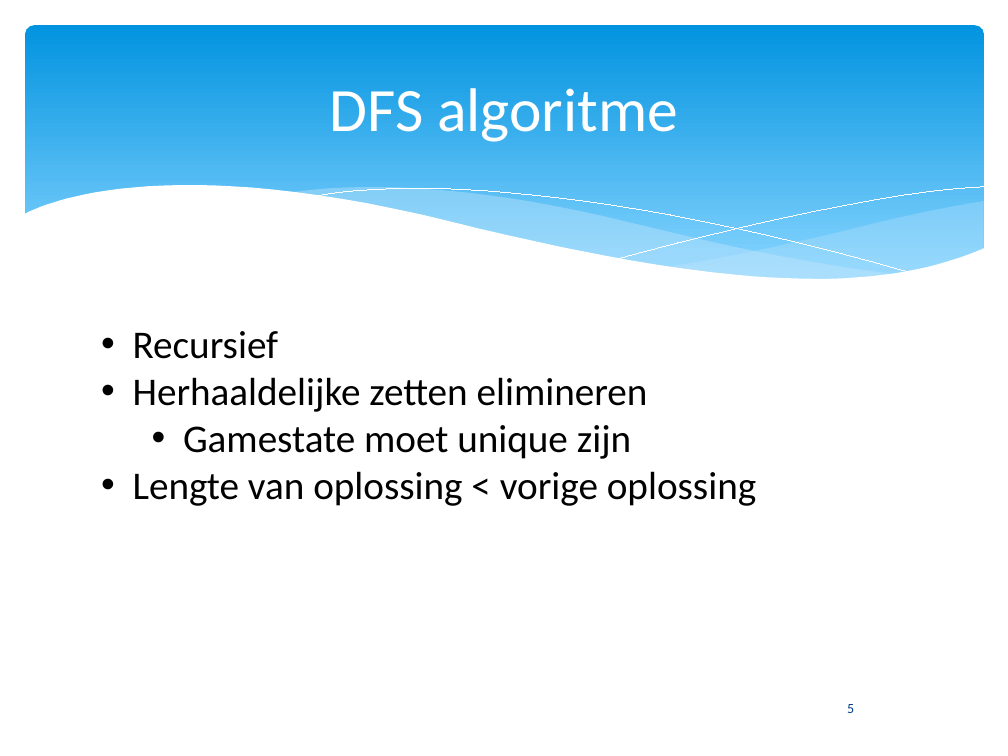
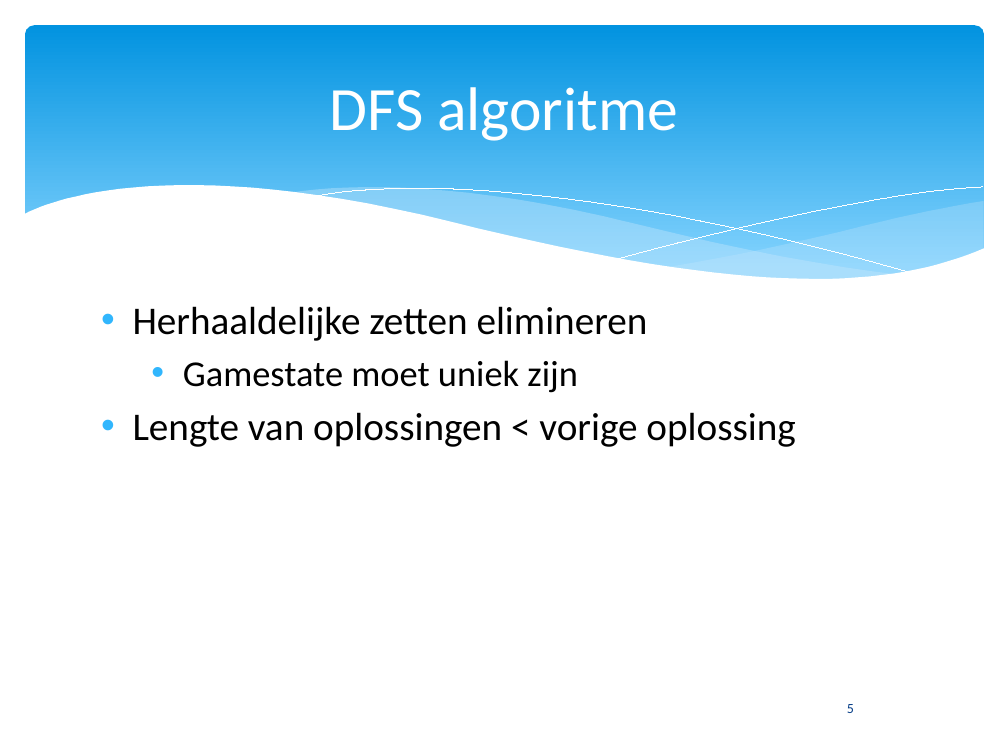
Before and after one commit to Natasjaminor/Spitsuur, a slide deck: slide 5 of presentatie 17-12.pptx. Drawn at 1008x756 pixels with LibreOffice and Linux fonts; fonts in the diff are those of the drawing. Boxes give left, top, right and bottom in pixels: in the first picture for what was removed or moved away, otherwise in the second. Text is boxed around its words. In the diff, an @@ line names an element or a change of style, - is before the commit and + after.

```diff
--- a/presentatie 17-12.pptx
+++ b/presentatie 17-12.pptx
@@ freeform shape at box(23, 185, 985, 332): outline redrawn @@
@@ text "Herhaaldelijke zetten elimineren": place and size @@
-text "Herhaaldelijke zetten elimineren" at box(133, 331, 756, 506)
+text "Herhaaldelijke zetten elimineren" at box(133, 306, 795, 447)
@@ text at box(133, 306, 648, 341): more space between paragraphs @@
@@ text at box(133, 331, 279, 359): paragraph removed @@
-• Recursief
@@ text at box(133, 360, 795, 447): text changed @@
-  • Gamestate moet unique zijn
-• Lengte van oplossing < vorige oplossing
+  • Gamestate moet uniek zijn
+• Lengte van oplossingen < vorige oplossing
```
Also in this commit, not shown: 8 other slides changed, 10 slides added, 7 slides removed, 5 other files.
